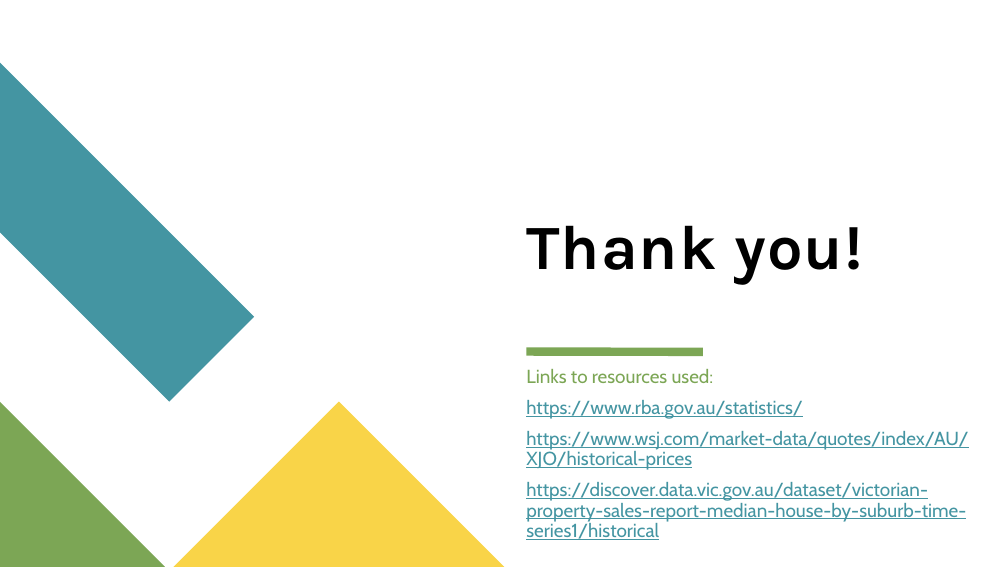
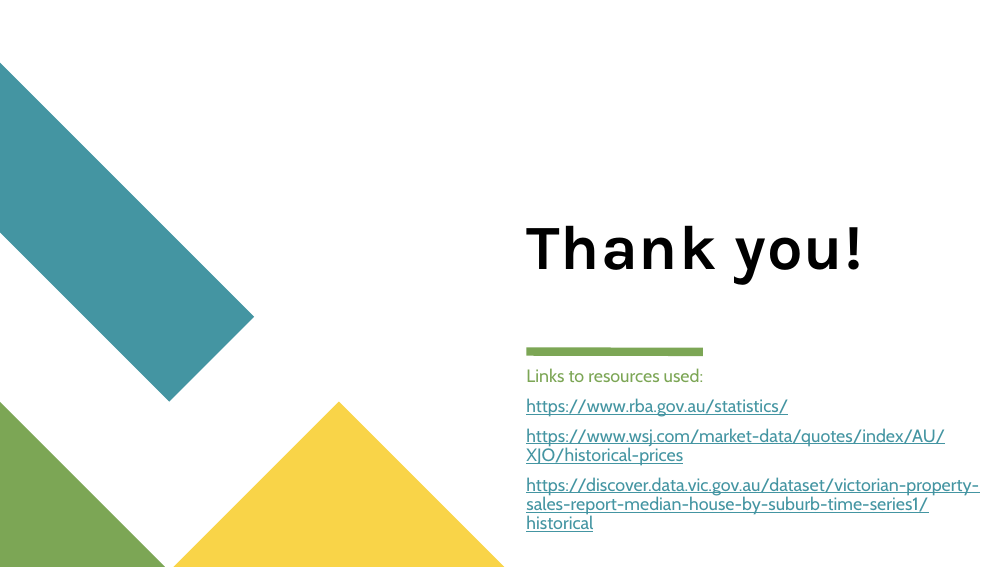
Before and after one commit to panlovelyda/Project-3-Group-8, a slide deck: slide 9 of Victoria Housing Median Price Change from 2011-2021.pptx. Drawn at 1008x567 pixels with LibreOffice and Linux fonts; fonts in the diff are those of the drawing. Boxes give left, top, right and bottom in pixels: in the first picture for what was removed or moved away, otherwise in the second. Text is boxed around its words. In the diff, an @@ line names an element or a change of style, - is before the commit and + after.

```diff
--- a/Victoria Housing Median Price Change from 2011-2021.pptx
+++ b/Victoria Housing Median Price Change from 2011-2021.pptx
@@ text "Links to resources used:" at [526, 368, 979, 532]: size 18 to 17 pt @@
```
Also in this commit, not shown: 2 other slides changed.
